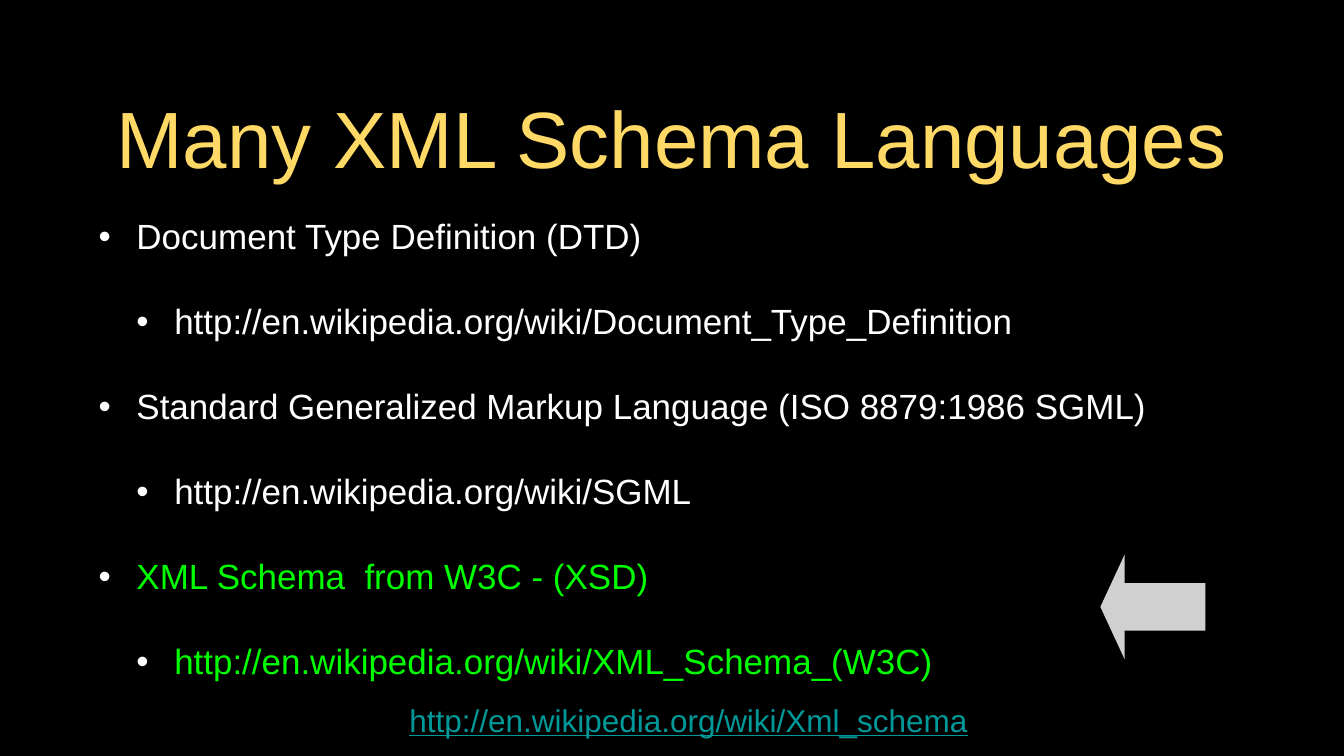
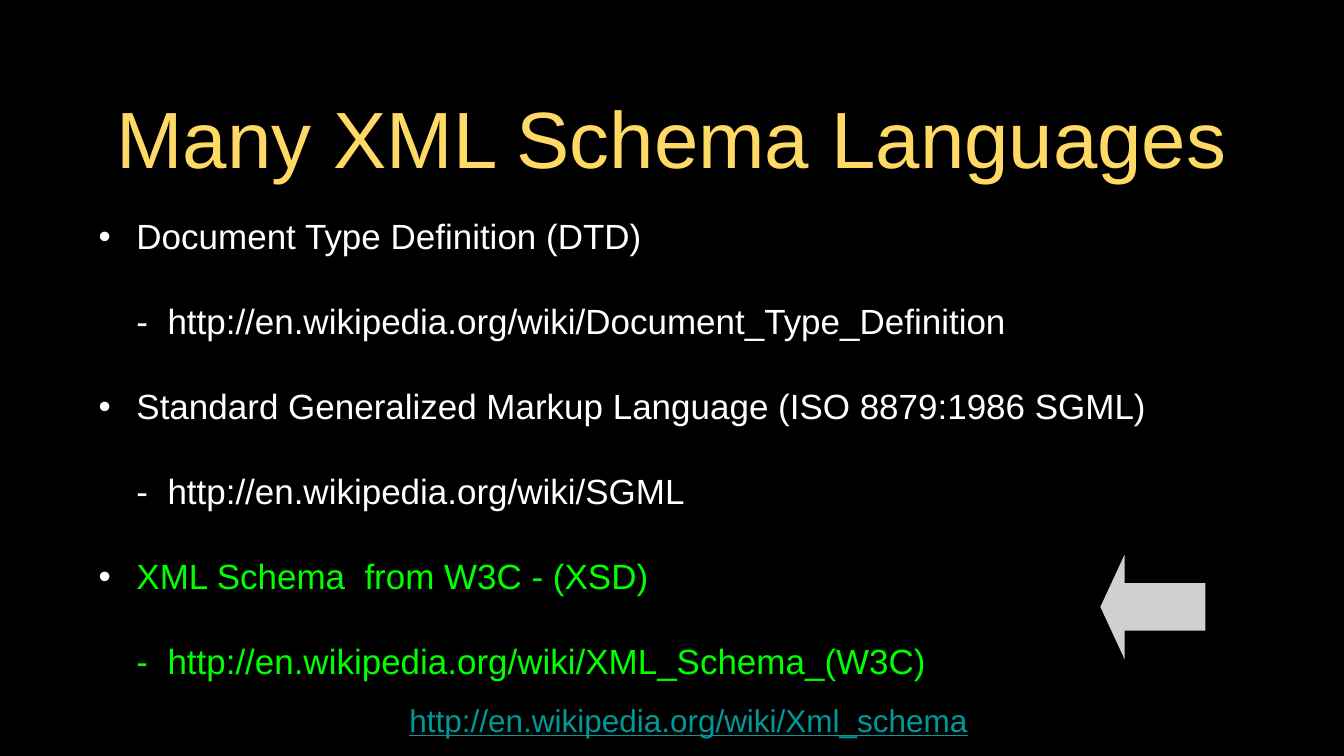
Before and after one commit to csev/py4e, a slide deck: slide 19 of lectures3/Pythonlearn-13-WebServices.pptx. Drawn at 1344x756 pixels with LibreOffice and Linux fonts; fonts in the diff are those of the drawing; grey boxes stand for pictures. Boxes give left, top, right and bottom in pixels: in the first picture for what was removed or moved away, otherwise in the second. Text is boxed around its words. In the diff, an @@ line names an element or a change of style, - is before the commit and + after.

Commit message:
From Sue.

```diff
--- a/lectures3/Pythonlearn-13-WebServices.pptx
+++ b/lectures3/Pythonlearn-13-WebServices.pptx
@@ text at (x1=168, y1=308, x2=1006, y2=341): text changed @@
-  • http://en.wikipedia.org/wiki/Document_Type_Definition
+  - http://en.wikipedia.org/wiki/Document_Type_Definition
@@ text at (x1=168, y1=478, x2=685, y2=511): text changed @@
-  • http://en.wikipedia.org/wiki/SGML
+  - http://en.wikipedia.org/wiki/SGML
@@ text at (x1=168, y1=648, x2=926, y2=681): text changed @@
-  • http://en.wikipedia.org/wiki/XML_Schema_(W3C)
+  - http://en.wikipedia.org/wiki/XML_Schema_(W3C)
```
Also in this commit, not shown: 26 other slides changed, 1 slide added, 1 slide removed.
